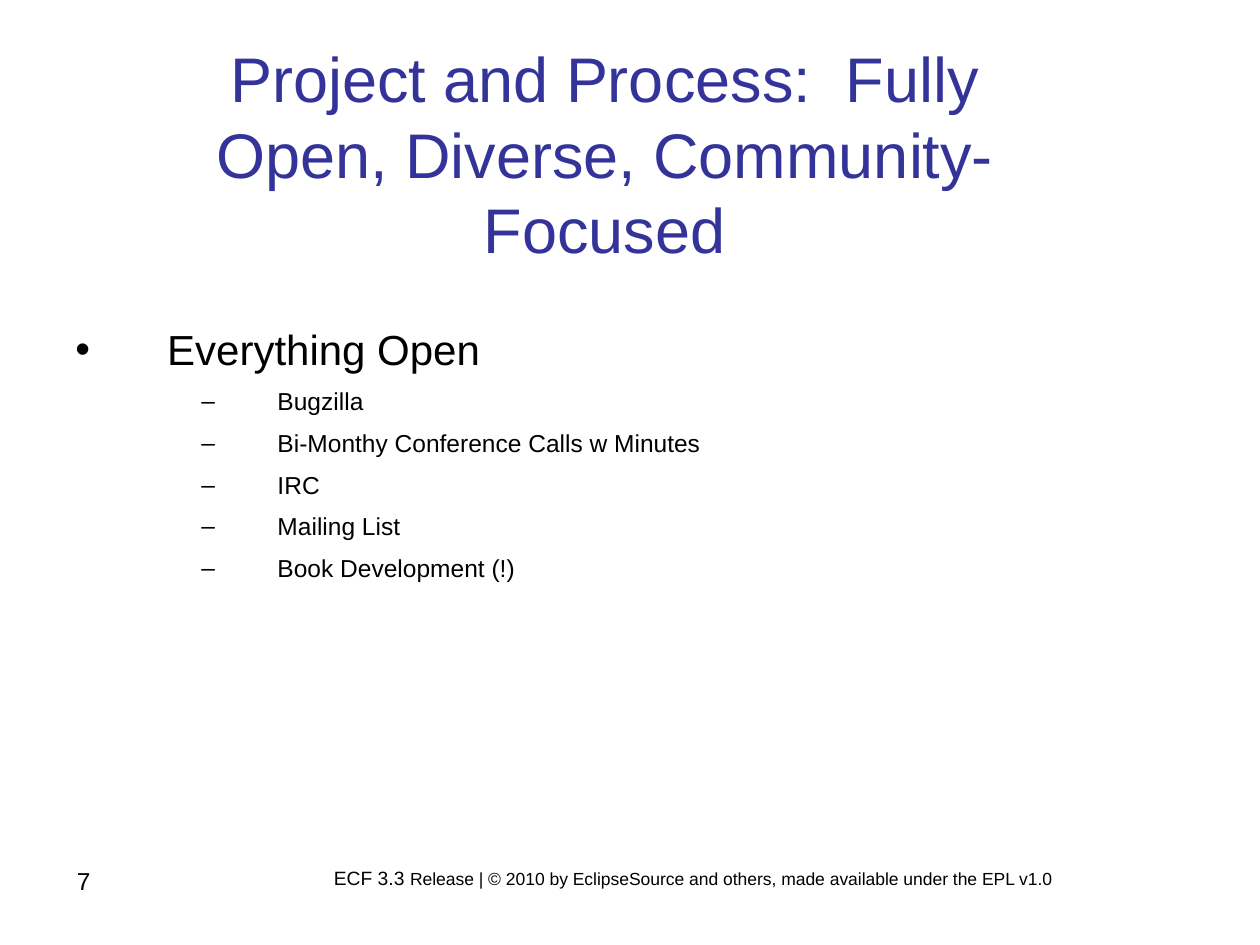
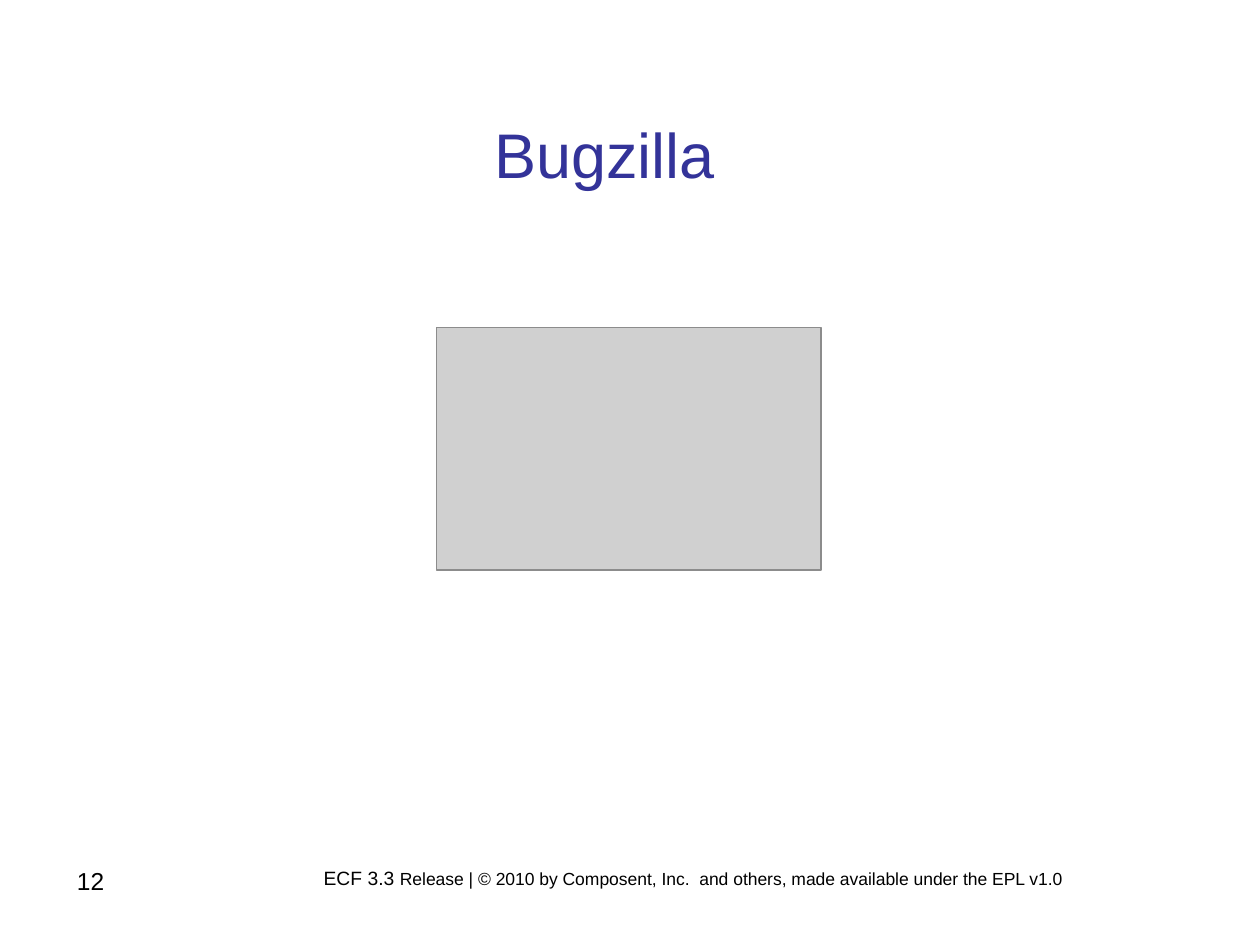
Before and after one commit to eclipse/ecf-website, a slide deck: slide 12 of reviews/ECF_Project_3.3_Release_Review.ppt (slide 7 before the commit). Drawn at 1260x945 pixels with LibreOffice and Linux fonts; fonts in the diff are those of the drawing; grey boxes stand for pictures; background and template pictures are left out. Boxes give left, top, right and bottom in pixels: in the first picture for what was removed or moved away, otherwise in the second. Text is boxed around its words. In the diff, an @@ line names an element or a change of style, - is before the commit and + after.

Commit message:
New ECF 3.3. release materials

```diff
--- a/reviews/ECF_Project_3.3_Release_Review.ppt
+++ b/reviews/ECF_Project_3.3_Release_Review.ppt
@@ text at (494,132,714,189): text changed @@
-Project and Process: Fully Open, Diverse, Community-Focused
+Bugzilla
@@ picture added at (437,328,822,571) @@
@@ text removed at (167,334,700,582) @@
-• Everything Open
-  – Bugzilla
-  – Bi-Monthy Conference Calls w Minutes
-  – IRC
-  – Mailing List
-  – Book Development (!)
@@ page number at (77,873,104,890): text changed @@
-7
+12
@@ text at (324,871,1062,889): text changed @@
-ECF 3.3 Release | © 2010 by EclipseSource and others, made available under the EPL v1.0
+ECF 3.3 Release | © 2010 by Composent, Inc. and others, made available under the EPL v1.0
```
Also in this commit, not shown: 4 other slides changed, 9 slides added, 3 slides removed, 3 other files.
